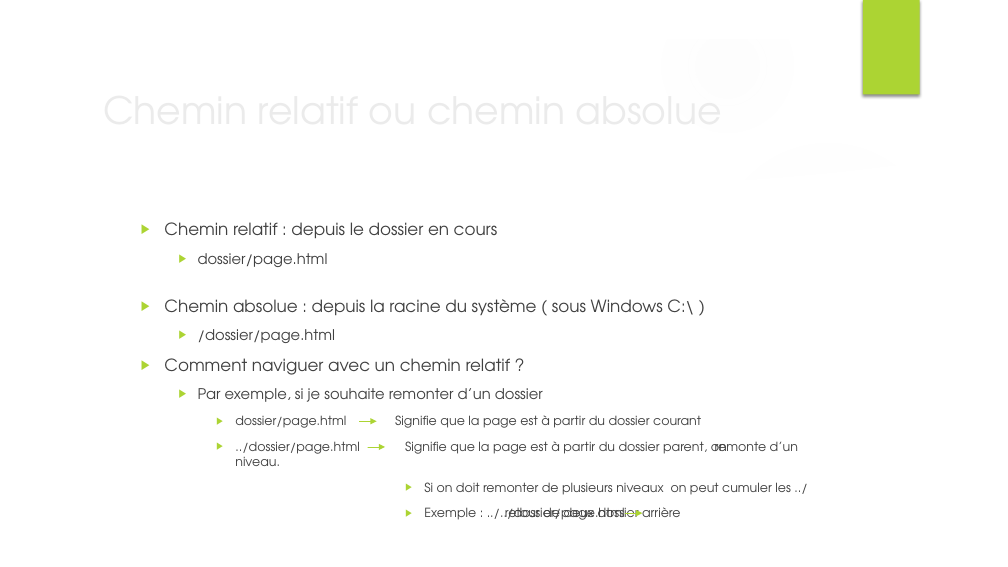
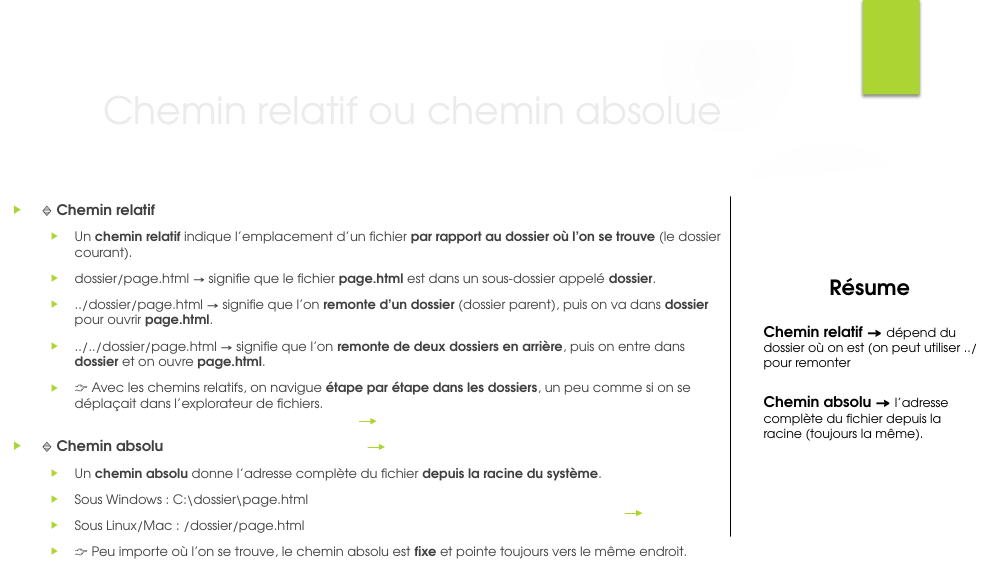
Before and after one commit to FerrandezBenjamin/DAEU, a slide deck: slide 16 of DAEU_HTML/Cours_1/Cours programmation WEB1.pptx. Drawn at 1008x567 pixels with LibreOffice and Linux fonts; fonts in the diff are those of the drawing; background and template pictures are left out. Boxes give left, top, right and bottom in pixels: in the first picture for what was removed or moved away, otherwise in the second. Text is boxed around its words. In the diff, an @@ line names an element or a change of style, - is before the commit and + after.

Commit message:
update cours1

```diff
--- a/DAEU_HTML/Cours_1/Cours programmation WEB1.pptx
+++ b/DAEU_HTML/Cours_1/Cours programmation WEB1.pptx
@@ text at box(57, 204, 720, 559): text changed; size 12 to 12.4 pt @@
-  ▶ Chemin relatif : depuis le dossier en cours
-    ▶ dossier/page.html
-  ▶ Chemin absolue : depuis la racine du système ( sous Windows C:\ )
-    ▶ /dossier/page.html
-  ▶ Comment naviguer avec un chemin relatif ?
-    ▶ Par exemple, si je souhaite remonter d’un dossier
-      ▶ dossier/page.html Signifie que la page est à partir du dossier courant
-      ▶ ../dossier/page.html Signifie que la page est à partir du dossier parent, on remonte d’un niveau.
-                ▶ Si on doit remonter de plusieurs niveaux on peut cumuler les ../
-                ▶ Exemple : ../../dossier/page.html retour de deux dossier arrière
+▶ 🔹 Chemin relatif
+  ▶ Un chemin relatif indique l’emplacement d’un fichier par rapport au dossier où l’on se trouve (le dossier courant).
+  ▶ dossier/page.html → signifie que le fichier page.html est dans un sous-dossier appelé dossier.
+  ▶ ../dossier/page.html → signifie que l’on remonte d’un dossier (dossier parent), puis on va dans dossier pour ouvrir page.html.
+  ▶ ../../dossier/page.html → signifie que l’on remonte de deux dossiers en arrière, puis on entre dans dossier et on ouvre page.html.
+  ▶ 👉 Avec les chemins relatifs, on navigue étape par étape dans les dossiers, un peu comme si on se déplaçait dans l’explorateur de fichiers.
+▶ 🔹 Chemin absolu
+  ▶ Un chemin absolu donne l’adresse complète du fichier depuis la racine du système.
+  ▶ Sous Windows : C:\dossier\page.html
+  ▶ Sous Linux/Mac : /dossier/page.html
+  ▶ 👉 Peu importe où l’on se trouve, le chemin absolu est fixe et pointe toujours vers le même endroit.
@@ line added from (730, 197) to (730, 536), #000000 0.75 pt @@
@@ text added at box(764, 278, 960, 441), 12 pt, text #000000 @@
+Résume
+Chemin relatif → dépend du dossier où on est (on peut utiliser ../ pour remonter
+Chemin absolu → l’adresse complète du fichier depuis la racine (toujours la même).
```
Also in this commit, not shown: 3 other slides changed, 1 slide removed, 1 other file.
